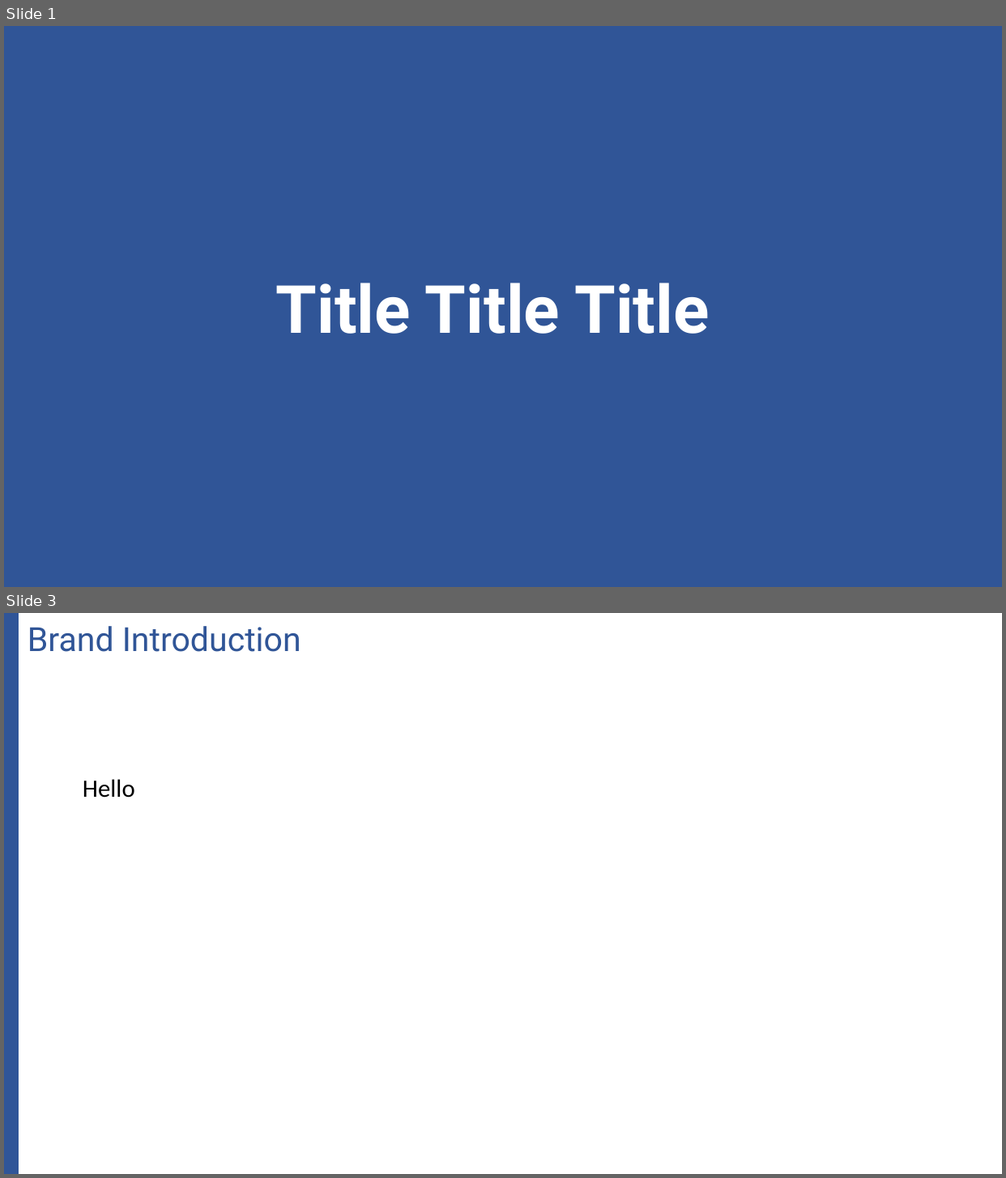
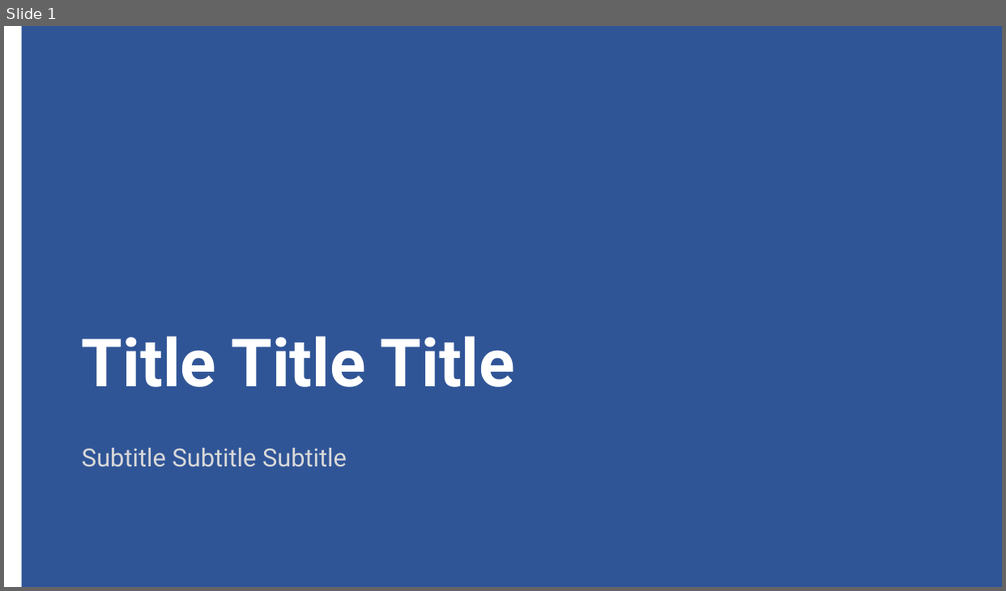
Before and after one commit to hungtruong97/pptx-app, a slide deck: SamplePresentation.pptx. Shown one above the other, each under a label of ours: slides 1 and 3 before the commit, slide 1 after it; the slides between them are not shown. The pictures are 1006x1178 and 1006x591 pixels, drawn with LibreOffice and Linux fonts; fonts in the diff are those of the drawing. Boxes give left, top, right and bottom in pixels: in the first picture for what was removed or moved away, otherwise in the second. Text is boxed around its words. In the diff, an @@ line names an element or a change of style, - is before the commit and + after.

Commit message:
add text, subtitle cpn, add new slide layout

```diff
--- a/SamplePresentation.pptx
+++ b/SamplePresentation.pptx
@@ slide 3 removed at (4,613,1002,1174), background #FFFFFF @@
@@ rectangle removed at (4,613,18,1174) @@
@@ text removed at (27,626,301,652) @@
-Brand Introduction
@@ text removed at (83,779,135,798) @@
-Hello
@@ slide 1 changed as well @@
@@ rectangle added at (4,26,22,587), fill #FFFFFF @@
@@ text "Title Title Title": place and size @@
-text "Title Title Title" at (276,283,709,334)
+text "Title Title Title" at (82,336,515,387)
@@ text "Title Title Title" at (82,336,515,387): alignment centre to left @@
@@ text added at (82,448,347,467), 18 pt, text #D9D9D9 @@
+Subtitle Subtitle Subtitle
```
Also in this commit, not shown: 1 slide added, 2 other slides removed, 17 other files.
